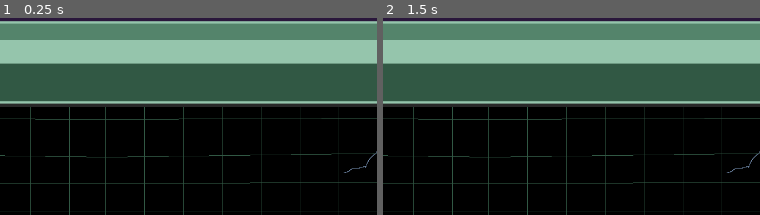
Above: before the commit, frames 1-2 (left to right).
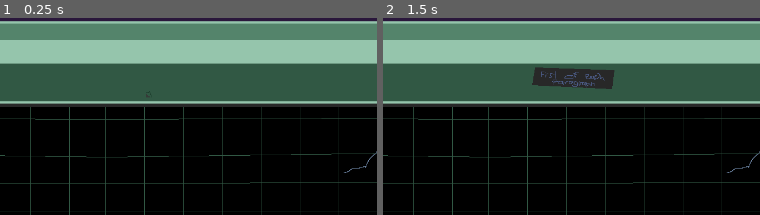
Above: after the commit, the same moments.

Repository: carprulez/technostatic
Game: Godot game, scene res://scenes/mindTerminal.tscn
Two runs of this game, one before a commit and one after it. Both use one fixed random seed, a clock stepped at 60 frames per second and the inputs below. This scene is started directly instead of the project's main scene.
Inputs (mouse positions are % of the whole screen's width and height, from its top left):
- Up to frame 1 (0.25 s): no input
- Up to frame 2 (1.5 s): click (63, 16) at 0.52 s; tap Enter at 1.25 s
The pictures show only the part of the screen within x 38-88%, y 0-50%; the shares and areas given below are measured in that part.

The runs differ from the first frame. In frame 1, less than 0.1% of the frame differs, in the area x 38-40%, y 37-41%; in frame 2, 1.9%, in the area x 39-62%, y 24-37%.

Commit message:
added ending and jumpscares

Diff:
--- /dev/null
+++ b/scenes/fade.tscn
@@ -0,0 +1,14 @@
+[gd_scene format=3 uid="uid://bd17dlb5rshpl"]
+
+[ext_resource type="Script" uid="uid://bdllhbnvdv8iu" path="res://scripts/fade.gd" id="1_nukjo"]
+
+[node name="Fade" type="CanvasLayer" unique_id=793737549]
+script = ExtResource("1_nukjo")
+
+[node name="ColorRect" type="ColorRect" parent="." unique_id=791837778]
+anchors_preset = 15
+anchor_right = 1.0
+anchor_bottom = 1.0
+grow_horizontal = 2
+grow_vertical = 2
+color = Color(0, 0, 0, 1)
--- a/scenes/finalPassageBad.tscn
+++ b/scenes/finalPassageBad.tscn
@@ -1,6 +1,8 @@
 [gd_scene format=3 uid="uid://dnxkg50e2fr3o"]
 
+[ext_resource type="Script" uid="uid://d0cwv8iapi3l6" path="res://scripts/badEnding.gd" id="1_1mlxp"]
 [ext_resource type="Texture2D" uid="uid://d3ervrgcc6v2u" path="res://assets/vignettes/badEnding.png" id="1_ob8pw"]
+[ext_resource type="PackedScene" uid="uid://bd17dlb5rshpl" path="res://scenes/fade.tscn" id="3_ee7cm"]
 
 [node name="Control" type="Control" unique_id=1060364305]
 layout_mode = 3
@@ -9,7 +11,11 @@
 anchor_bottom = 1.0
 grow_horizontal = 2
 grow_vertical = 2
+script = ExtResource("1_1mlxp")
 
 [node name="Sprite2D" type="Sprite2D" parent="." unique_id=1505410511]
 position = Vector2(720, 360)
 texture = ExtResource("1_ob8pw")
+
+[node name="Fade" parent="." unique_id=793737549 instance=ExtResource("3_ee7cm")]
+visible = false
--- a/scenes/mindTerminal.tscn
+++ b/scenes/mindTerminal.tscn
@@ -1,7 +1,7 @@
 [gd_scene format=3 uid="uid://dej6dfjumhox7"]
 
 [ext_resource type="Script" uid="uid://duc0u5asg4jcw" path="res://scripts/terminalMind.gd" id="1_w4ypv"]
-[ext_resource type="Texture2D" uid="uid://c03ebubik4ose" path="res://assets/ui/TerminalUI.png" id="2_eqhhe"]
+[ext_resource type="Texture2D" uid="uid://c77ouay532ge1" path="res://assets/ui/terminalUI2.png" id="2_ir172"]
 [ext_resource type="Theme" uid="uid://ddghnc760x4xr" path="res://themes/LineEdit.tres" id="3_uy7de"]
 [ext_resource type="Theme" uid="uid://du0m6gsybr0jp" path="res://themes/RichTextLabel.tres" id="4_6nclb"]
 [ext_resource type="Theme" uid="uid://cnbu2cekoxuqo" path="res://themes/Button.tres" id="5_3xakf"]
@@ -15,6 +15,9 @@
 [ext_resource type="AudioStream" uid="uid://wgkpgepwoatv" path="res://assets/audio/typing4.wav" id="13_6jxru"]
 [ext_resource type="AudioStream" uid="uid://ci1v3u2bdwbuj" path="res://assets/audio/typing5.wav" id="14_h6i57"]
 [ext_resource type="AudioStream" uid="uid://ugreub5sqo7n" path="res://assets/audio/one.wav" id="15_gx1gq"]
+[ext_resource type="Texture2D" uid="uid://c1rcn8x2jpm6n" path="res://assets/ui/hiddenPanel.png" id="16_6jxru"]
+[ext_resource type="AudioStream" uid="uid://cecyka0xpucv4" path="res://assets/audio/reveal.wav" id="16_h6i57"]
+[ext_resource type="AudioStream" uid="uid://c1wg028g0vrq5" path="res://assets/audio/jumpscare2.wav" id="17_h6i57"]
 
 [sub_resource type="StyleBoxEmpty" id="StyleBoxEmpty_uy7de"]
 
@@ -46,7 +49,7 @@
 
 [node name="Sprite2D" type="Sprite2D" parent="." unique_id=771020748]
 position = Vector2(720, 360)
-texture = ExtResource("2_eqhhe")
+texture = ExtResource("2_ir172")
 
 [node name="LineEdit" type="LineEdit" parent="." unique_id=1304727465]
 layout_mode = 0
@@ -209,6 +212,22 @@
 stream = ExtResource("15_gx1gq")
 volume_db = -20.415
 
+[node name="Reveal" type="AudioStreamPlayer" parent="." unique_id=1526859961]
+stream = ExtResource("16_h6i57")
+
+[node name="Jumpscare" type="AudioStreamPlayer" parent="." unique_id=552462011]
+stream = ExtResource("17_h6i57")
+
+[node name="HiddenPanel" type="Button" parent="." unique_id=1215611717]
+layout_mode = 0
+offset_left = 790.0
+offset_top = 84.0
+offset_right = 947.0
+offset_bottom = 143.0
+theme = ExtResource("5_3xakf")
+icon = ExtResource("16_6jxru")
+
+[connection signal="text_changed" from="LineEdit" to="." method="_on_line_edit_text_changed"]
 [connection signal="text_submitted" from="LineEdit" to="." method="_on_line_edit_text_submitted"]
 [connection signal="pressed" from="OnSwitch" to="." method="_on_button_pressed"]
 [connection signal="pressed" from="StaticText/TextureButton" to="." method="_on_texture_button_pressed"]
@@ -217,3 +236,4 @@
 [connection signal="pressed" from="Puzzle/File3" to="." method="_on_file_3_pressed"]
 [connection signal="pressed" from="Puzzle/File4" to="." method="_on_file_4_pressed"]
 [connection signal="pressed" from="ReturnButton" to="." method="_on_return_button_pressed"]
+[connection signal="pressed" from="HiddenPanel" to="." method="_on_hidden_panel_pressed"]
--- /dev/null
+++ b/scenes/playerAppreciation.tscn
@@ -0,0 +1,11 @@
+[gd_scene format=3 uid="uid://dhxx6um376fsm"]
+
+[ext_resource type="Script" uid="uid://hkut8nw4vrj" path="res://scenes/player_appreciation.gd" id="1_50jps"]
+[ext_resource type="Texture2D" uid="uid://cu7n1ymvldah7" path="res://assets/vignettes/playerAppreciation.png" id="1_mgcb3"]
+
+[node name="Node2D" type="Node2D" unique_id=396591137]
+script = ExtResource("1_50jps")
+
+[node name="Sprite2D" type="Sprite2D" parent="." unique_id=309467924]
+position = Vector2(720, 360)
+texture = ExtResource("1_mgcb3")
--- /dev/null
+++ b/scenes/player_appreciation.gd
@@ -0,0 +1,7 @@
+extends Node2D
+
+
+# Called when the node enters the scene tree for the first time.
+func _ready() -> void:
+	await get_tree().create_timer(5).timeout
+	get_tree().change_scene_to_file("res://scenes/menu.tscn")
--- a/scenes/soulTerminal.tscn
+++ b/scenes/soulTerminal.tscn
@@ -15,6 +15,7 @@
 [ext_resource type="AudioStream" uid="uid://wgkpgepwoatv" path="res://assets/audio/typing4.wav" id="13_uaqxh"]
 [ext_resource type="AudioStream" uid="uid://ci1v3u2bdwbuj" path="res://assets/audio/typing5.wav" id="14_uhafk"]
 [ext_resource type="AudioStream" uid="uid://b7umxv67w785s" path="res://assets/audio/release.wav" id="15_yh2kf"]
+[ext_resource type="AudioStream" uid="uid://7vsy7362n806" path="res://assets/audio/jumpscare3.wav" id="16_4s24k"]
 
 [sub_resource type="StyleBoxEmpty" id="StyleBoxEmpty_uy7de"]
 
@@ -165,7 +166,6 @@
 theme = ExtResource("6_b4xek")
 
 [node name="LongMeeting" type="RichTextLabel" parent="." unique_id=1115745268]
-visible = false
 layout_mode = 0
 offset_left = 233.0
 offset_top = 180.0
@@ -222,8 +222,11 @@
 
 [node name="EndButton" type="Button" parent="." unique_id=890320784]
 layout_mode = 0
-offset_right = 8.0
-offset_bottom = 8.0
+offset_left = 283.0
+offset_top = 249.0
+offset_right = 436.0
+offset_bottom = 293.0
+theme = ExtResource("6_b4xek")
 
 [node name="Click" type="AudioStreamPlayer" parent="." unique_id=75110349]
 stream = ExtResource("7_bi4nd")
@@ -241,6 +244,10 @@
 stream = ExtResource("15_yh2kf")
 volume_db = -20.07
 
+[node name="Jumpscare" type="AudioStreamPlayer" parent="." unique_id=500010806]
+stream = ExtResource("16_4s24k")
+
+[connection signal="text_changed" from="LineEdit" to="." method="_on_line_edit_text_changed"]
 [connection signal="text_submitted" from="LineEdit" to="." method="_on_line_edit_text_submitted"]
 [connection signal="pressed" from="OnSwitch" to="." method="_on_button_pressed"]
 [connection signal="pressed" from="StaticText/TextureButton" to="." method="_on_texture_button_pressed"]
--- a/scenes/terminal.tscn
+++ b/scenes/terminal.tscn
@@ -15,6 +15,7 @@
 [ext_resource type="AudioStream" uid="uid://wgkpgepwoatv" path="res://assets/audio/typing4.wav" id="12_ce77j"]
 [ext_resource type="AudioStream" uid="uid://ci1v3u2bdwbuj" path="res://assets/audio/typing5.wav" id="13_md0vr"]
 [ext_resource type="AudioStream" uid="uid://ck02ec8a4lxn1" path="res://assets/audio/embrace.wav" id="15_ih5y1"]
+[ext_resource type="AudioStream" uid="uid://crh1o5n7f3l5e" path="res://assets/audio/jumpscare1.wav" id="16_gpr67"]
 
 [sub_resource type="StyleBoxEmpty" id="StyleBoxEmpty_dhnb1"]
 
@@ -223,6 +224,10 @@
 [node name="Embrace" type="AudioStreamPlayer" parent="." unique_id=1348806905]
 stream = ExtResource("15_ih5y1")
 volume_db = -19.738
+
+[node name="Jumpscare" type="AudioStreamPlayer" parent="." unique_id=932444025]
+stream = ExtResource("16_gpr67")
+volume_db = -6.641
 
 [connection signal="text_changed" from="LineEdit" to="." method="_on_line_edit_text_changed"]
 [connection signal="text_submitted" from="LineEdit" to="." method="_on_line_edit_text_submitted"]
--- /dev/null
+++ b/scripts/badEnding.gd
@@ -0,0 +1,12 @@
+extends Control
+
+@onready var fade: CanvasLayer = $Fade
+
+# Called when the node enters the scene tree for the first time.
+func _ready() -> void:
+	pass # Replace with function body.
+
+
+# Called every frame. 'delta' is the elapsed time since the previous frame.
+func _process(delta: float) -> void:
+	pass
--- /dev/null
+++ b/scripts/fade.gd
@@ -0,0 +1,12 @@
+extends CanvasLayer
+
+@onready var color_rect: ColorRect = $ColorRect
+
+
+func _ready() -> void:
+	color_rect.color.a = 0.0
+
+func fade(target_alpha: float, duration: float = 1.0):
+	var tween = create_tween()
+	tween.tween_property(color_rect, "color:a", target_alpha, duration)
+	return tween
--- a/scripts/terminalBody.gd
+++ b/scripts/terminalBody.gd
@@ -113,7 +113,9 @@
 	$StaticText.text = "COME JOIN OUR ETERNAL EMBRACE"
 	$StaticText/TextureButton.visible = false
 	$StaticText.visible = true
-	await get_tree().create_timer(3).timeout
+	await get_tree().create_timer(0.5).timeout
+	$Jumpscare.play()
+	await($Jumpscare.finished)
 	get_tree().change_scene_to_file("res://scenes/bodyPassage.tscn")
 
 
--- a/scripts/terminalMind.gd
+++ b/scripts/terminalMind.gd
@@ -83,5 +83,16 @@
 	$StaticText.text = "OUR EMERGENCE WAS INEVITABLE"
 	$StaticText/TextureButton.visible = false
 	$StaticText.visible = true
-	await get_tree().create_timer(3).timeout
+	await get_tree().create_timer(0.5).timeout
+	$Jumpscare.play()
+	await($Jumpscare.finished)
 	get_tree().change_scene_to_file("res://scenes/mindPassage.tscn")
+
+
+func _on_hidden_panel_pressed() -> void:
+	$HiddenPanel.visible = false
+	$Reveal.play()
+
+
+func _on_line_edit_text_changed(new_text: String) -> void:
+	$Typing.play()
--- a/scripts/terminalSoul.gd
+++ b/scripts/terminalSoul.gd
@@ -101,11 +101,14 @@
 	$StaticText/TextureButton.visible = false
 	user_input.visible = false
 	$StaticText.visible = true
+	$EndButton.visible = true
 
 
 func _on_end_button_pressed() -> void:
 	$Click.play()
 	await($Click.finished)
+	$Jumpscare.play()
+	await($Jumpscare.finished)
 	get_tree().change_scene_to_file("res://scenes/finalPassageGood.tscn")
 
 
@@ -137,3 +140,7 @@
 
 START OF EVERYTHING."
 	$CascadeFail/MyButton.visible = false
+
+
+func _on_line_edit_text_changed(new_text: String) -> void:
+	$Typing.play()
Not shown, added: assets/audio/finalExplosion.wav.import
Not shown, added: assets/audio/finalExplosion2.wav.import
Not shown, added: assets/audio/finalExplosion3.wav.import
Not shown, added: assets/audio/jumpscare1.wav.import
Not shown, added: assets/audio/jumpscare2.wav.import
Not shown, added: assets/audio/jumpscare3.wav.import
Not shown, added: assets/audio/reveal.wav.import
Binary file added: assets/ui/hiddenPanel.png
Not shown, added: assets/ui/hiddenPanel.png.import
Binary file added: assets/ui/terminalUI2.png
Not shown, added: assets/ui/terminalUI2.png.import
Binary file added: assets/vignettes/playerAppreciation.png
(and 11 more such lines)
